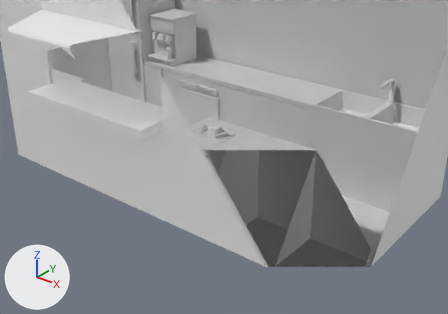
A saved change to the Blender file Assets/Blend Files/Food Truck.blend.
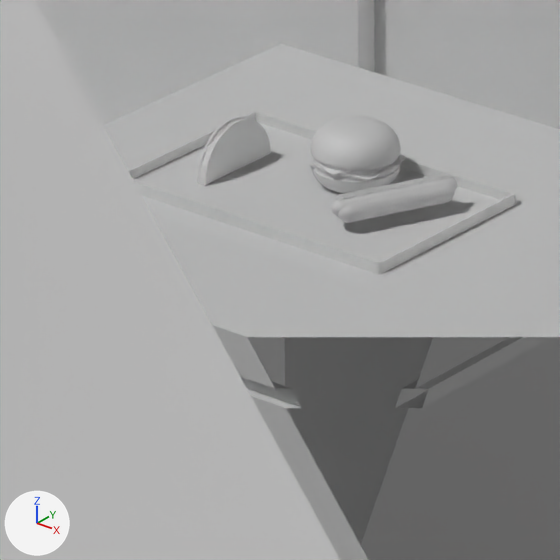
Each version appears first from a 50 mm lens placed at (3.676, -4.813, 3.222), pointed at (0.459, -0.792, 0.729), and next in a close-up on the part from 40% to 54% of the width and 36% to 56% of the height. Arrows for +X, +Y and +Z are at lower left; the lights stay in place. Everything nearer to the camera than a plane just in front of the edit is cut away.

The scene before the commit, as lines of its bpy script (objects in view):
```python
ob_hamburgerbun = bpy.data.objects.new('HamburgerBun', me_sphere_004)
ob_hamburgerbun.location = (0.329, -0.726, 0.945)
ob_hot_dog = bpy.data.objects.new('Hot Dog', me_sphere_005)
ob_hot_dog.location = (0.421, -0.773, 0.947)
ob_hot_dog.rotation_euler = (0.0, 0.0, -0.425)  # degrees (0, 0, -24)
ob_oven_door = bpy.data.objects.new('Oven Door', me_cube_002)
ob_oven_door.parent = ob_counter_2
ob_oven_door.location = (-0.896, 0.414, 0.471)
ob_oven_door.rotation_euler = (0.0, 0.0, 3.142)  # degrees (0, 0, 180)
ob_oven_door.scale = (1.0, 1.0, 1.5)
ob_taco = bpy.data.objects.new('Taco', me_circle)
ob_taco.location = (0.207, -0.78, 0.918)
ob_taco.rotation_euler = (0.0, 1.571, 0.0)  # degrees (0, 90, 0)
ob_taco.scale = (0.175, 0.174, 0.225)
# also in view: 'Counter 3' at (-0.286, 0.742, 0.457); 'Food Truck' at (-0.274, -0.229, 1.067); 'Counter 7' at (0.324, -0.782, 0.457); 'Counter 6' at (0.933, -0.782, 0.457); 'Cube' at (0.316, -0.776, 0.921)
```
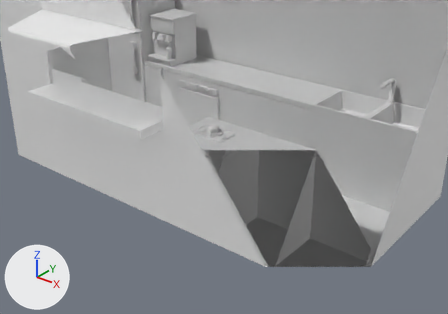
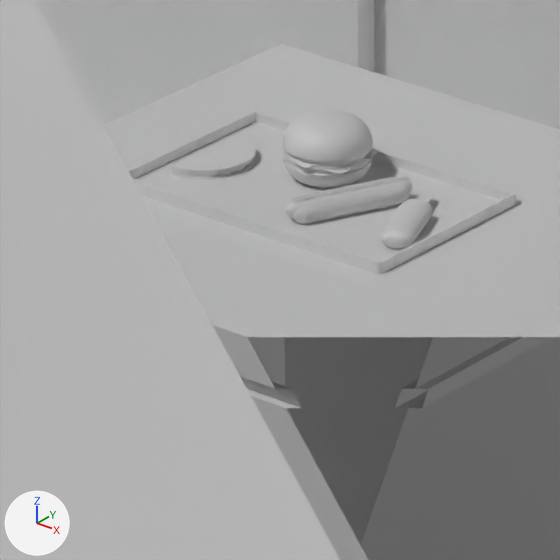
Where the newer file only moved an object's origin or applied its transform, the numbers keep the older frame.

Location of each change, [x1, y1, x2, y2] in pixels of the close-ups (560 x 560 px):
'HamburgerBun', moved: before [309, 116, 405, 194]; after [281, 110, 377, 188]
'Hot Dog', moved: before [331, 175, 458, 223]; after [285, 177, 412, 224]
'Taco', reshaped (15% wider, 36% shorter): before [197, 117, 271, 186]; after [171, 135, 256, 179]
'Popsicle', added: after [380, 191, 433, 249]

Patch to the scene script:
```diff
--- a/Assets/Blend Files/Food Truck.blend.py
+++ b/Assets/Blend Files/Food Truck.blend.py
@@ me_circle @@
 me_circle.from_pydata(...)  # 462 vertices, 405 faces; spans x -0.305..0.014, y -0.305..0.305, z -0.024..0.026
 # used by ob_taco; location = (0.207, -0.78, 0.918); rotation_euler = (0.0, 1.571, 0.0), in degrees (0, 90, 0); scale = (0.175, 0.174, 0.225)
+# me_circle part 1: the whole mesh is multiplied about its middle by the matrix ((0.0, 0.0, 1.288), (0.0, 1.0, 0.0), (-0.776, 0.0, 0.0)), then moved by (0.13, 0.0, -0.063)
 me_circle.materials.append(mat_material)
@@ me_cylinder_003 @@
+me_cylinder_003.from_pydata(...)  # 320 vertices, 260 faces; spans x -0.48..0.48, y -2.02..1.56, z -3.06..3.06
+me_cylinder_003.materials.append(mat_material)  # its picture is missing
@@ ob_hamburgerbun @@
 ob_hamburgerbun = bpy.data.objects.new('HamburgerBun', me_sphere_004)
-ob_hamburgerbun.location = (0.329, -0.726, 0.945)
+ob_hamburgerbun.location = (0.295, -0.731, 0.945)
@@ ob_hot_dog @@
 ob_hot_dog = bpy.data.objects.new('Hot Dog', me_sphere_005)
-ob_hot_dog.location = (0.421, -0.773, 0.947)
+ob_hot_dog.location = (0.37, -0.784, 0.935)
 ob_hot_dog.rotation_euler = (0.0, 0.0, -0.425)  # degrees (0, 0, -24)
@@ ob_popsicle @@
+ob_popsicle = bpy.data.objects.new('Popsicle', me_cylinder_003)
+ob_popsicle.location = (0.449, -0.786, 0.926)
+ob_popsicle.rotation_euler = (3.142, 0.0, 0.407)  # degrees (180, 0, 23)
+ob_popsicle.scale = (0.037, 0.037, 0.00368)
```
